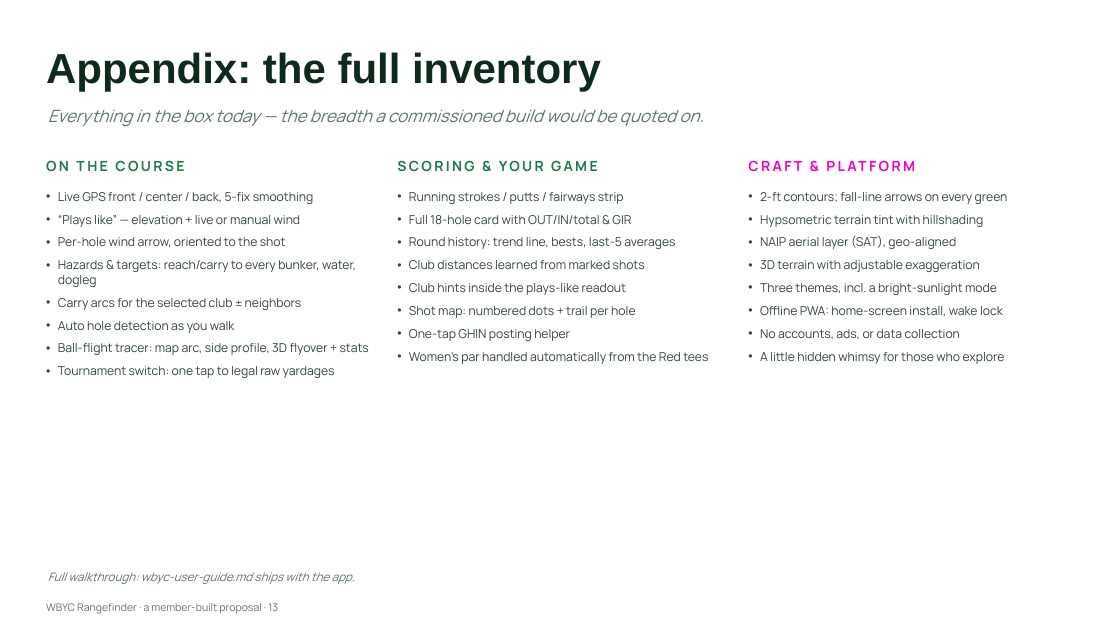
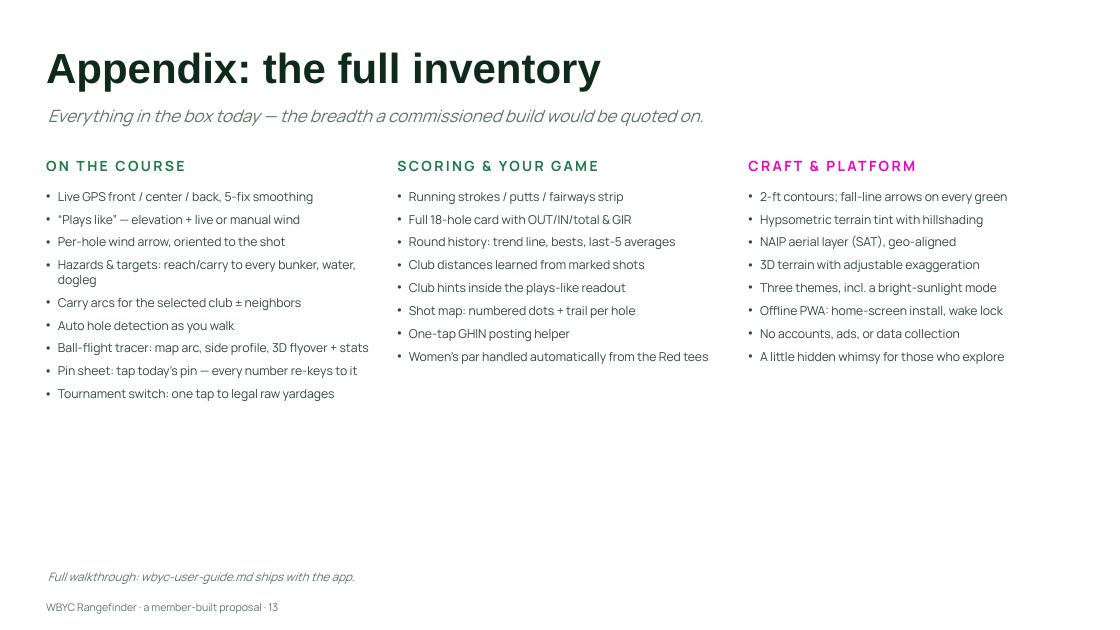
Before and after one commit to kitartig/WBYC-Rangefinder, a slide deck: slide 13 of WBYC-Rangefinder-Pitch.pptx. Drawn at 1120x630 pixels with LibreOffice and Linux fonts; fonts in the diff are those of the drawing. Boxes give left, top, right and bottom in pixels: in the first picture for what was removed or moved away, otherwise in the second. Text is boxed around its words. In the diff, an @@ line names an element or a change of style, - is before the commit and + after.

```diff
--- a/WBYC-Rangefinder-Pitch.pptx
+++ b/WBYC-Rangefinder-Pitch.pptx
@@ text at [58, 366, 358, 378]: paragraph added @@
+• Pin sheet: tap today’s pin — every number re-keys to it
```
Also in this commit, not shown: 2 other slides changed, 2 other files.
